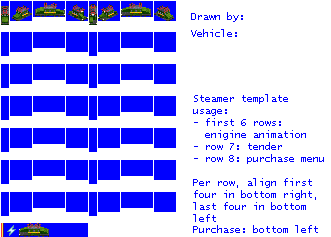
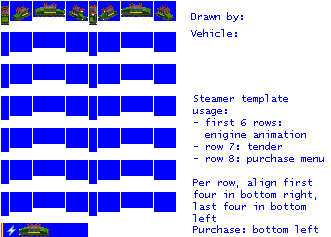
Comparing the layer stacks of the two 331×237 images. Changes:
painted on "empty.png" over left=21, top=16, right=149, bottom=237
